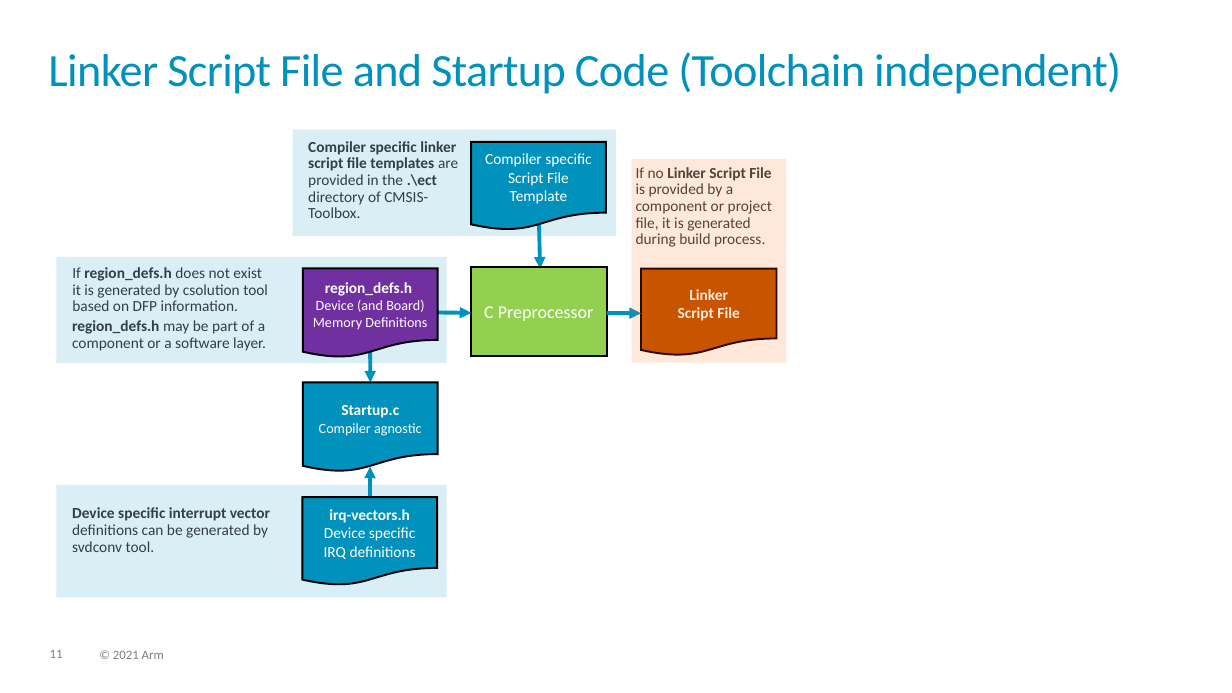
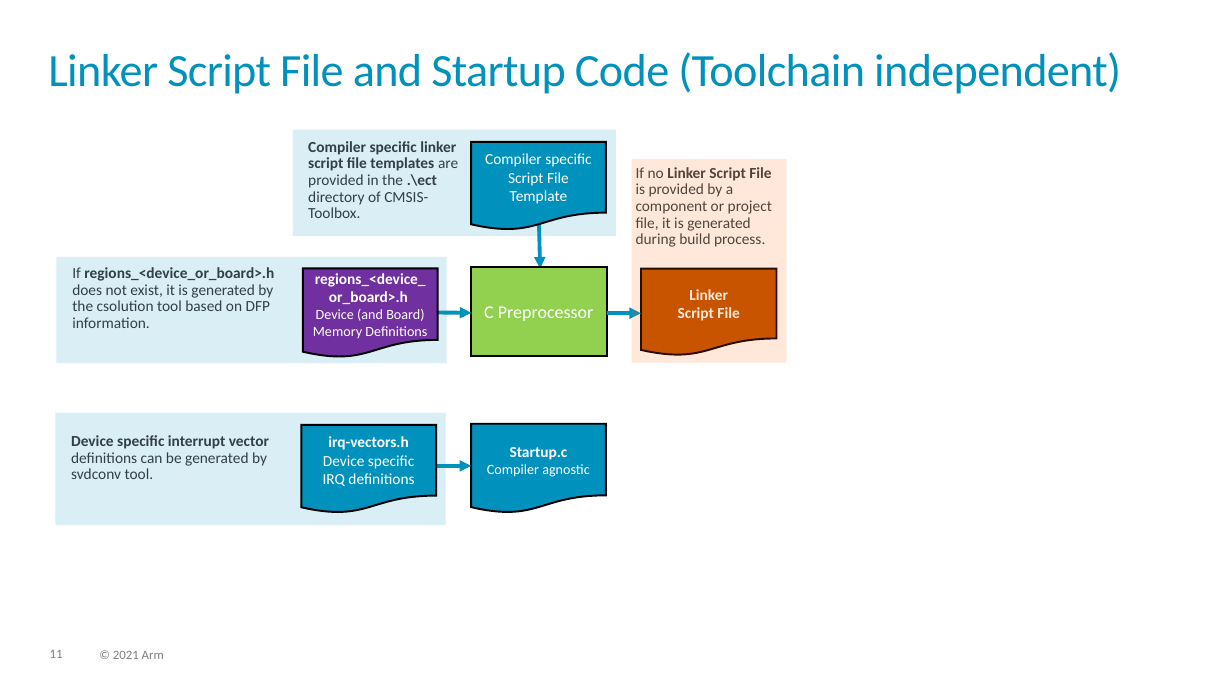
Before and after one commit to Open-CMSIS-Pack/devtools, a slide deck: slide 11 of tools/projmgr/docs/Manual/images/overview.pptx. Drawn at 1232x693 pixels with LibreOffice and Linux fonts; fonts in the diff are those of the drawing. Boxes give left, top, right and bottom in pixels: in the first picture for what was removed or moved away, otherwise in the second. Text is boxed around its words. In the diff, an @@ line names an element or a change of style, - is before the commit and + after.

Commit message:
Linker Script File (Proposal).md revised after initial feedback

```diff
--- a/tools/projmgr/docs/Manual/images/overview.pptx
+++ b/tools/projmgr/docs/Manual/images/overview.pptx
@@ text at <box>72,267,274,328</box>: text changed @@
-If region_defs.h does not exist
-it is generated by csolution tool
-based on DFP information.
+If regions_<device_or_board>.h does not exist, it is generated by the csolution tool based on DFP information.
@@ text in flow chart document at <box>313,273,427,340</box>: text changed @@
-region_defs.h
-Device (and Board)
-Memory Definitions
+regions_<device_or_board>.h
+Device (and Board)
+Memory Definitions
@@ text removed at <box>72,320,266,351</box> @@
-region_defs.h may be part of a component or a software layer.
@@ arrow removed from (370, 321) to (371, 383) @@
@@ rectangle: place and size @@
-rectangle at <box>56,485,447,598</box>
+rectangle at <box>55,413,446,526</box>
@@ text "Device specific interrupt vector definitions ...": place and size @@
-text "Device specific interrupt vector definitions ..." at <box>72,507,270,552</box>
+text "Device specific interrupt vector definitions ..." at <box>71,435,269,479</box>
@@ flow chart document "irq-vectors.h": place and size @@
-flow chart document "irq-vectors.h" at <box>302,497,437,586</box>
+flow chart document "irq-vectors.h" at <box>301,425,436,514</box>
@@ flow chart document "Startup.c Compiler agnostic": place and size @@
-flow chart document "Startup.c Compiler agnostic" at <box>303,383,438,472</box>
+flow chart document "Startup.c Compiler agnostic" at <box>471,424,606,514</box>
@@ arrow moved from (370, 529) - (371, 467) to (432, 466) - (471, 466) @@
```
Also in this commit, not shown: 3 other files.
